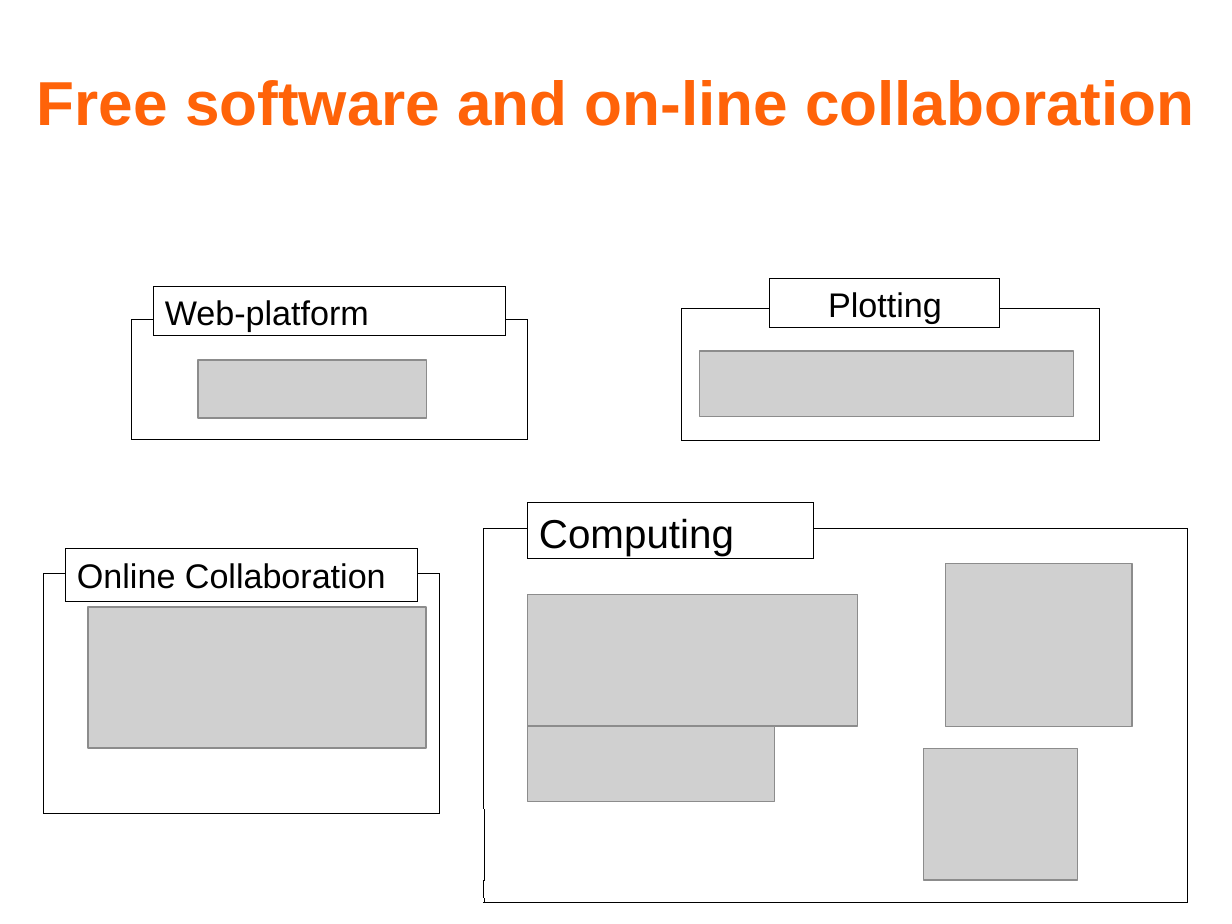
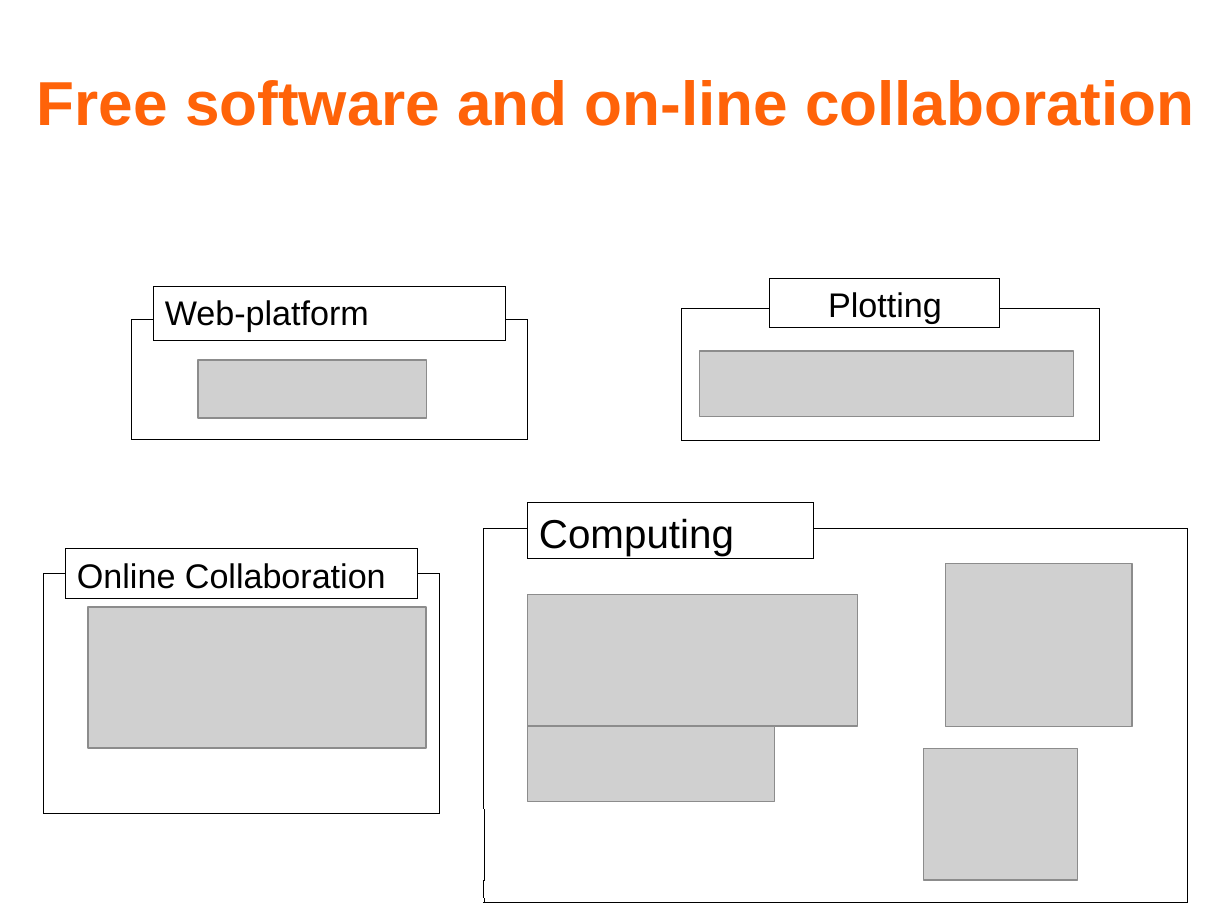
Before and after one commit to volpino/docs-EURAC, a slide deck: slide 9 of presentazione_svizzera2.0.alpha.odp. Drawn at 1232x924 pixels with LibreOffice and Linux fonts; fonts in the diff are those of the drawing; grey boxes stand for pictures; background and template pictures are left out. Boxes give left, top, right and bottom in pixels: in the first picture for what was removed or moved away, otherwise in the second. Text is boxed around its words. In the diff, an @@ line names an element or a change of style, - is before the commit and + after.

```diff
--- a/presentazione_svizzera2.0.alpha.odp
+++ b/presentazione_svizzera2.0.alpha.odp
@@ rectangle "Web-platform": place and size @@
-rectangle "Web-platform" at <box>154,286,506,335</box>
+rectangle "Web-platform" at <box>154,286,506,341</box>
@@ rectangle "Online Collaboration": place and size @@
-rectangle "Online Collaboration" at <box>66,549,418,603</box>
+rectangle "Online Collaboration" at <box>66,549,418,599</box>
```
Also in this commit, not shown: 3 other slides changed, 1 other file.
